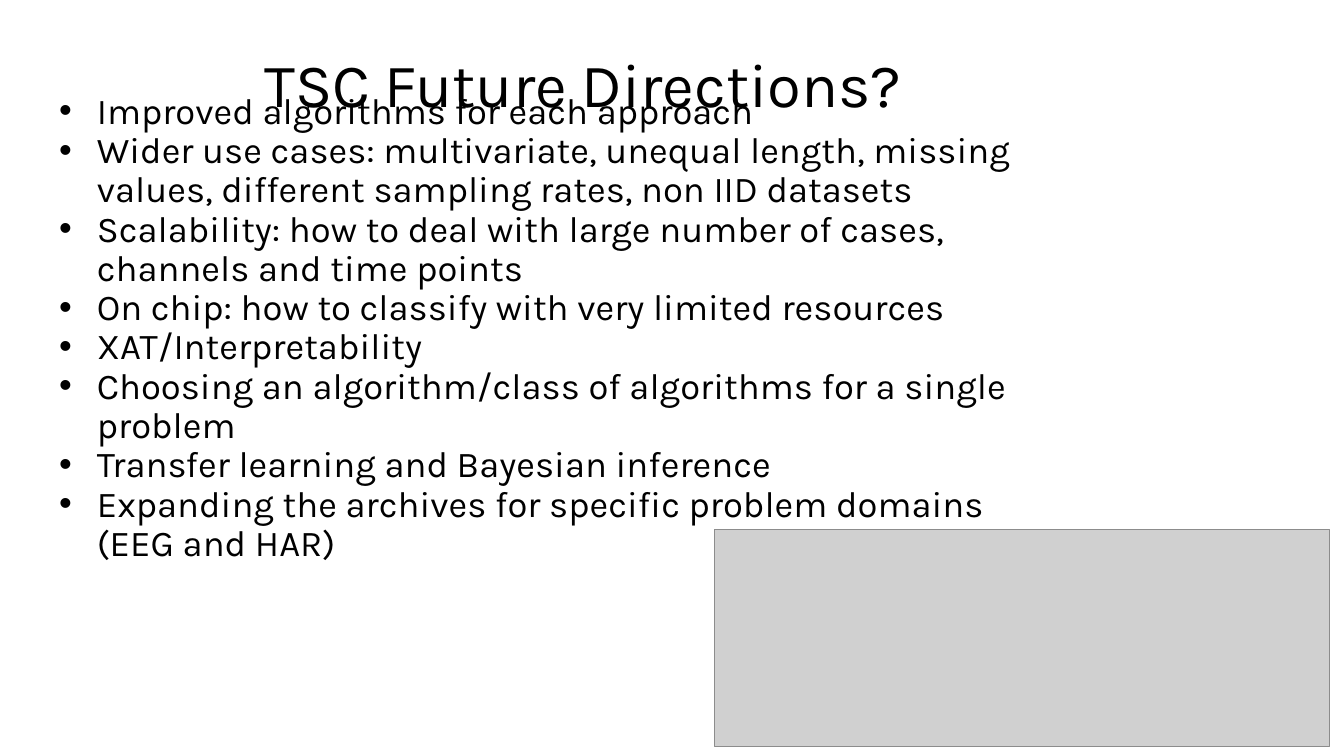
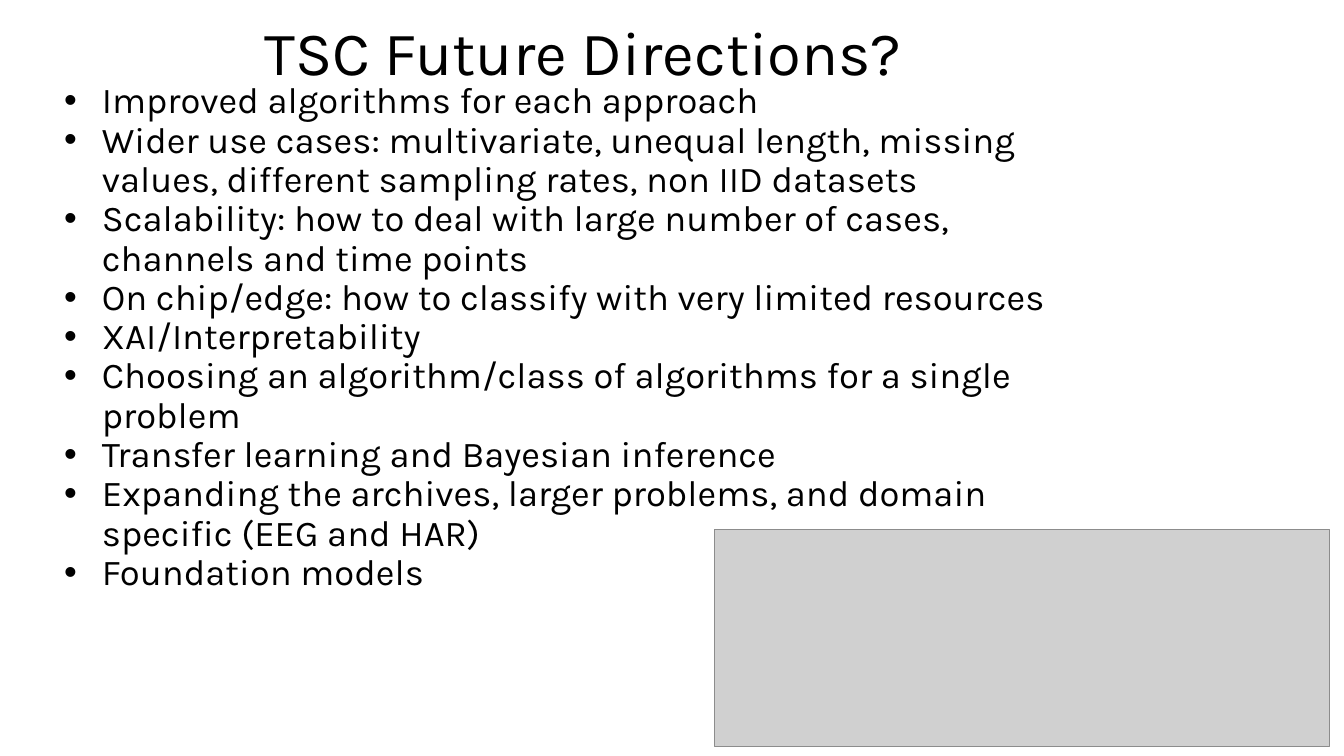
Before and after one commit to aeon-toolkit/aeon-tutorials, a slide deck: slide 5 of KDD-2024/Slides/part10_conclusions.pptx. Drawn at 1344x756 pixels with LibreOffice and Linux fonts; fonts in the diff are those of the drawing; grey boxes stand for pictures. Boxes give left, top, right and bottom in pixels: in the first picture for what was removed or moved away, otherwise in the second. Text is boxed around its words. In the diff, an @@ line names an element or a change of style, - is before the commit and + after.

Commit message:
Part 10 (#36)
* distances notebook

* distances notebook

* Update part10_conclusions.pptx

```diff
--- a/KDD-2024/Slides/part10_conclusions.pptx
+++ b/KDD-2024/Slides/part10_conclusions.pptx
@@ title "TSC Future Directions?": place and size @@
-title "TSC Future Directions?" at bbox=[264, 64, 902, 122]
+title "TSC Future Directions?" at bbox=[264, 32, 902, 90]
@@ text "Improved algorithms for each approach": place and size @@
-text "Improved algorithms for each approach" at bbox=[97, 91, 1010, 560]
+text "Improved algorithms for each approach" at bbox=[102, 120, 1045, 586]
@@ text at bbox=[102, 277, 1045, 358]: text changed @@
-• On chip: how to classify with very limited resources
-• XAT/Interpretability
+• On chip/edge: how to classify with very limited resources
+• XAI/Interpretability
@@ text at bbox=[102, 473, 986, 586]: text changed @@
-• Expanding the archives for specific problem domains (EEG and HAR)
+• Expanding the archives, larger problems, and domain specific (EEG and HAR)
+• Foundation models
```
